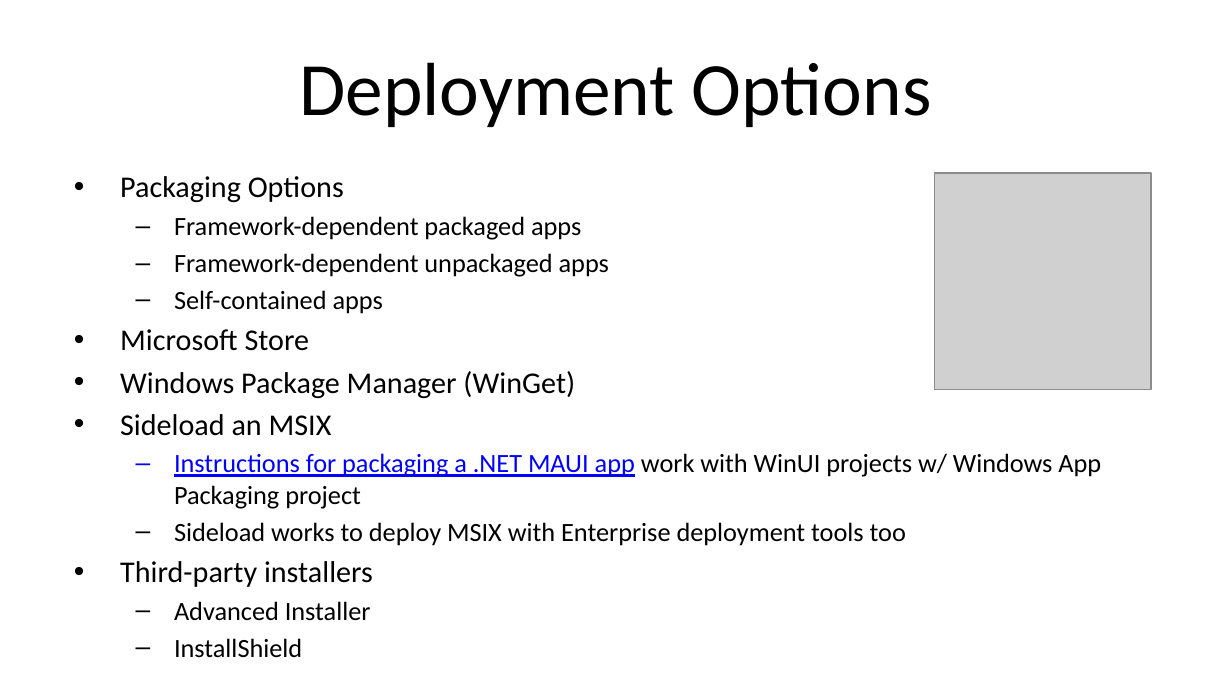
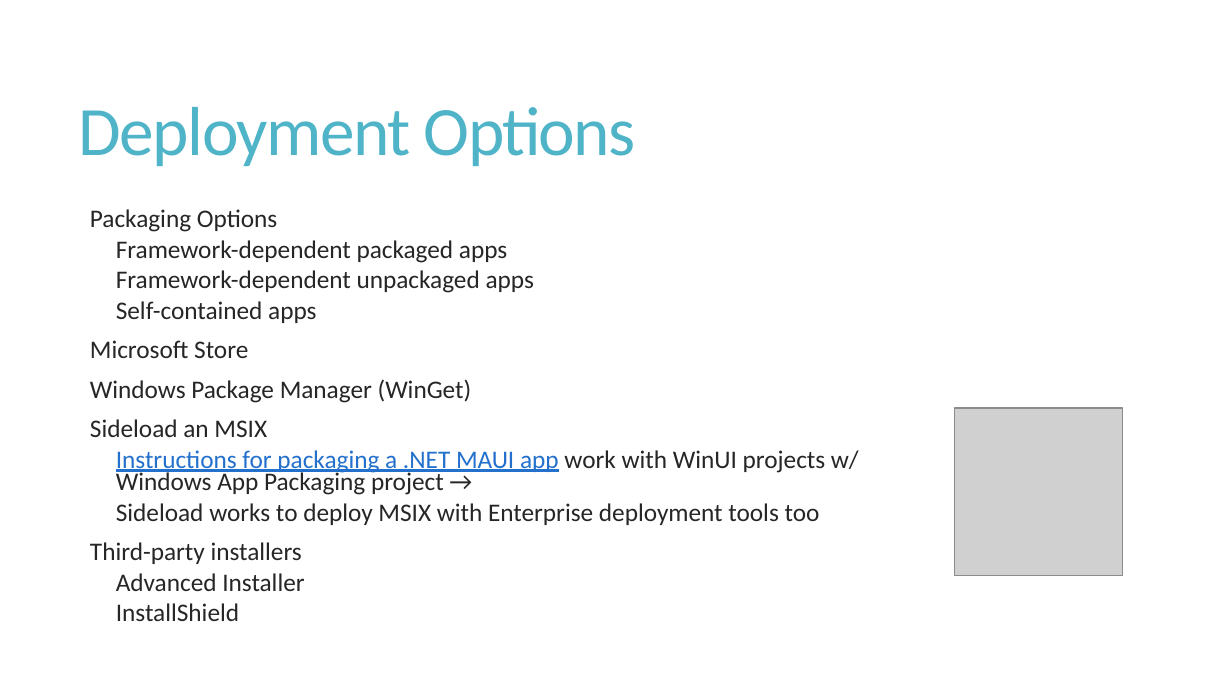
Before and after one commit to alvinashcraft/speaking, a slide deck: slide 10 of 2025/1107_TechBash/StartWithWinUI/TechBash 2025 - Get Started with WinUI.pptx (slide 11 before the commit). Drawn at 1232x693 pixels with LibreOffice and Linux fonts; fonts in the diff are those of the drawing; grey boxes stand for pictures; background and template pictures are left out. Boxes give left, top, right and bottom in pixels: in the first picture for what was removed or moved away, otherwise in the second. Text is boxed around its words. In the diff, an @@ line names an element or a change of style, - is before the commit and + after.

```diff
--- a/2025/1107_TechBash/StartWithWinUI/TechBash 2025 - Get Started with WinUI.pptx
+++ b/2025/1107_TechBash/StartWithWinUI/TechBash 2025 - Get Started with WinUI.pptx
@@ title "Deployment Options": place and size @@
-title "Deployment Options" at [300, 62, 932, 127]
+title "Deployment Options" at [79, 107, 636, 166]
@@ title "Deployment Options" at [79, 107, 636, 166]: size 44 to 40.5 pt, text colour #000000 to #50B4C8, letter spacing 0 to -0.9 pt; alignment centre to left; line spacing 1 to 0.85 @@
@@ text "Packaging Options": place and size @@
-text "Packaging Options" at [120, 176, 1101, 621]
+text "Packaging Options" at [90, 209, 859, 621]
@@ text at [90, 209, 820, 621]: size 17.6 to 14.8 pt in "Packaging Options", "Microsoft Store", "Windows Package Manager (WinGet)", "Sideload an MSIX" and 1 more places; text colour #000000 to #262626 in "Packaging Options", "Framework-dependent packaged apps", "Framework-dependent unpackaged apps", "Self-contained apps" and 7 more places; size 15.4 to 14.8 pt in "Framework-dependent packaged apps", "Framework-dependent unpackaged apps", "Self-contained apps", "Sideload works to deploy MSIX with Enterprise ..." and 2 more places; bullet • to  ; line spacing 1 to 0.75; more space between paragraphs; bullet – to   @@
@@ picture: place and size @@
-picture at [934, 172, 1151, 389]
+picture at [955, 408, 1122, 575]
@@ text at [116, 450, 859, 495]: text changed; size 15.4 to 14.8 pt; text colour #000000 to #262626 @@
-  – Instructions for packaging a .NET MAUI app work with WinUI projects w/ Windows App Packaging project
+    Instructions for packaging a .NET MAUI app work with WinUI projects w/ Windows App Packaging project →
```
Also in this commit, not shown: 13 other slides changed, 3 slides removed.
